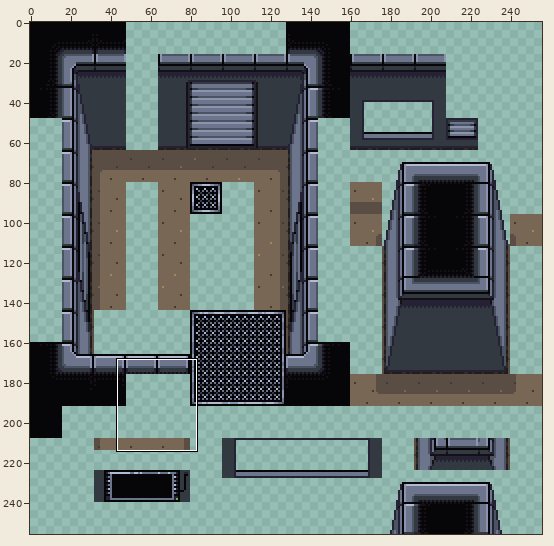
Sprite sheet: assets/aseprite/tileset.png. Above: a wide view before the commit, with the close-up outlined.
Close-up. Old version:
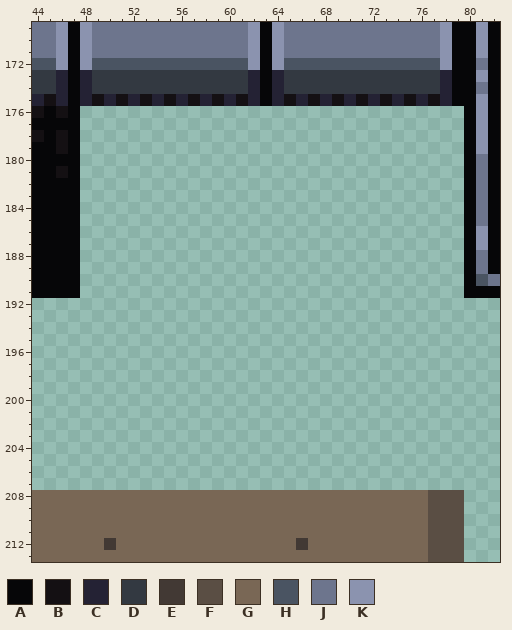
The file is 256x256 pixels. Shown: x 44..82, y 169..213.
Palette (. is transparent): A #060608  B #141013  C #242234  D #333941  E #423934  F #5a4e44  G #796755  H #4a5462  J #6d758d  K #8b93af
Pixels before, first column x 44:
169 JJKAKJJJJJJJJJJJJJKAKJJJJJJJJJJJJJKAAKA
170 JJKAKJJJJJJJJJJJJJKAKJJJJJJJJJJJJJKAAKA
171 JJKAKJJJJJJJJJJJJJKAKJJJJJJJJJJJJJKAAKA
172 HHKAKHHHHHHHHHHHHHKAKHHHHHHHHHHHHHKAAJA
173 DDCACDDDDDDDDDDDDDCACDDDDDDDDDDDDDCAAKA
174 DDCACDDDDDDDDDDDDDCACDDDDDDDDDDDDDCAAJA
175 CBCACBCBCBCBCBCBCBCACBCBCBCBCBCBCBCAAKA
176 BABA................................AKA
177 AAAA................................AKA
178 BABA................................AKA
179 AABA................................AKA
180 AAAA................................AJA
181 AABA................................AJA
182 AAAA................................AJA
183 AAAA................................AJA
184 AAAA................................AJA
185 AAAA................................AJA
186 AAAA................................AKA
187 AAAA................................AKA
188 AAAA................................AJA
189 AAAA................................AJA
190 AAAA................................AHJ
191 AAAA................................AAA
192 .......................................
193 .......................................
194 .......................................
195 .......................................
196 .......................................
197 .......................................
198 .......................................
199 .......................................
200 .......................................
201 .......................................
202 .......................................
203 .......................................
204 .......................................
205 .......................................
206 .......................................
207 .......................................
208 GGGGGGGGGGGGGGGGGGGGGGGGGGGGGGGGGFFF...
209 GGGGGGGGGGGGGGGGGGGGGGGGGGGGGGGGGFFF...
210 GGGGGGGGGGGGGGGGGGGGGGGGGGGGGGGGGFFF...
211 GGGGGGGGGGGGGGGGGGGGGGGGGGGGGGGGGFFF...
212 GGGGGGEGGGGGGGGGGGGGGGEGGGGGGGGGGFFF...
213 GGGGGGGGGGGGGGGGGGGGGGGGGGGGGGGGGFFF...
New version:
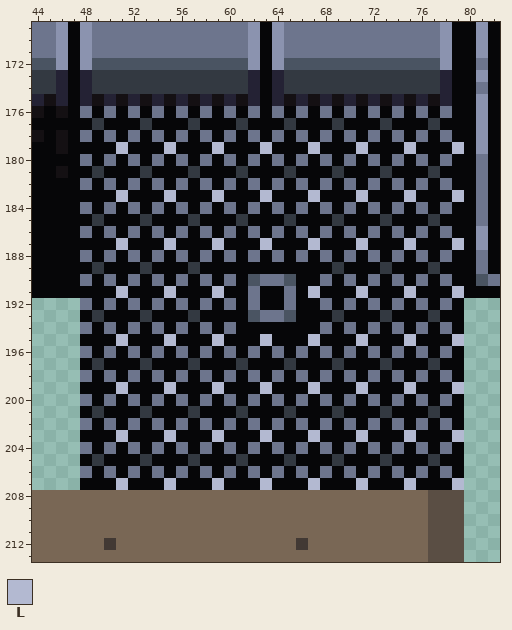
Colours new in this view: L #b3b9d1
What changed:
{"y":176,"x":48,"old":"................................","new":"JAJAJAJAJAJAJAJAJAJAJAJAJAJAJAJA"}
{"y":177,"x":48,"old":"................................","new":"ADAAADAAADAAADAAADAAADAAADAAADAA"}
{"y":178,"x":48,"old":"................................","new":"JAJAJAJAJAJAJAJAJAJAJAJAJAJAJAJA"}
{"y":179,"x":48,"old":"................................","new":"AAALAAALAAALAAALAAALAAALAAALAAAL"}
{"y":180,"x":48,"old":"................................","new":"JAJAJAJAJAJAJAJAJAJAJAJAJAJAJAJA"}
{"y":181,"x":48,"old":"................................","new":"ADAAADAAADAAADAAADAAADAAADAAADAA"}
{"y":182,"x":48,"old":"................................","new":"JAJAJAJAJAJAJAJAJAJAJAJAJAJAJAJA"}
{"y":183,"x":48,"old":"................................","new":"AAALAAALAAALAAALAAALAAALAAALAAAL"}
{"y":184,"x":48,"old":"................................","new":"JAJAJAJAJAJAJAJAJAJAJAJAJAJAJAJA"}
{"y":185,"x":48,"old":"................................","new":"ADAAADAAADAAADAAADAAADAAADAAADAA"}
{"y":186,"x":48,"old":"................................","new":"JAJAJAJAJAJAJAJAJAJAJAJAJAJAJAJA"}
{"y":187,"x":48,"old":"................................","new":"AAALAAALAAALAAALAAALAAALAAALAAAL"}
{"y":188,"x":48,"old":"................................","new":"JAJAJAJAJAJAJAJAJAJAJAJAJAJAJAJA"}
{"y":189,"x":48,"old":"................................","new":"ADAAADAAADAAAAAAAAAAADAAADAAADAA"}
{"y":190,"x":48,"old":"................................","new":"JAJAJAJAJAJAJAHJJHAAJAJAJAJAJAJA"}
{"y":191,"x":48,"old":"................................","new":"AAALAAALAAALAAJAAJALAAALAAALAAAL"}
{"y":192,"x":48,"old":"................................","new":"JAJAJAJAJAJAJAJAAJAAJAJAJAJAJAJA"}
{"y":193,"x":48,"old":"................................","new":"ADAAADAAADAAAAHJJHAAADAAADAAADAA"}
{"y":194,"x":48,"old":"................................","new":"JAJAJAJAJAJAJAAAAAAAJAJAJAJAJAJA"}
{"y":195,"x":48,"old":"................................","new":"AAALAAALAAALAAALAAALAAALAAALAAAL"}
{"y":196,"x":48,"old":"................................","new":"JAJAJAJAJAJAJAJAJAJAJAJAJAJAJAJA"}
{"y":197,"x":48,"old":"................................","new":"ADAAADAAADAAADAAADAAADAAADAAADAA"}
{"y":198,"x":48,"old":"................................","new":"JAJAJAJAJAJAJAJAJAJAJAJAJAJAJAJA"}
{"y":199,"x":48,"old":"................................","new":"AAALAAALAAALAAALAAALAAALAAALAAAL"}
{"y":200,"x":48,"old":"................................","new":"JAJAJAJAJAJAJAJAJAJAJAJAJAJAJAJA"}
{"y":201,"x":48,"old":"................................","new":"ADAAADAAADAAADAAADAAADAAADAAADAA"}
{"y":202,"x":48,"old":"................................","new":"JAJAJAJAJAJAJAJAJAJAJAJAJAJAJAJA"}
{"y":203,"x":48,"old":"................................","new":"AAALAAALAAALAAALAAALAAALAAALAAAL"}
{"y":204,"x":48,"old":"................................","new":"JAJAJAJAJAJAJAJAJAJAJAJAJAJAJAJA"}
{"y":205,"x":48,"old":"................................","new":"ADAAADAAADAAADAAADAAADAAADAAADAA"}
{"y":206,"x":48,"old":"................................","new":"JAJAJAJAJAJAJAJAJAJAJAJAJAJAJAJA"}
{"y":207,"x":48,"old":"................................","new":"AAALAAALAAALAAALAAALAAALAAALAAAL"}
